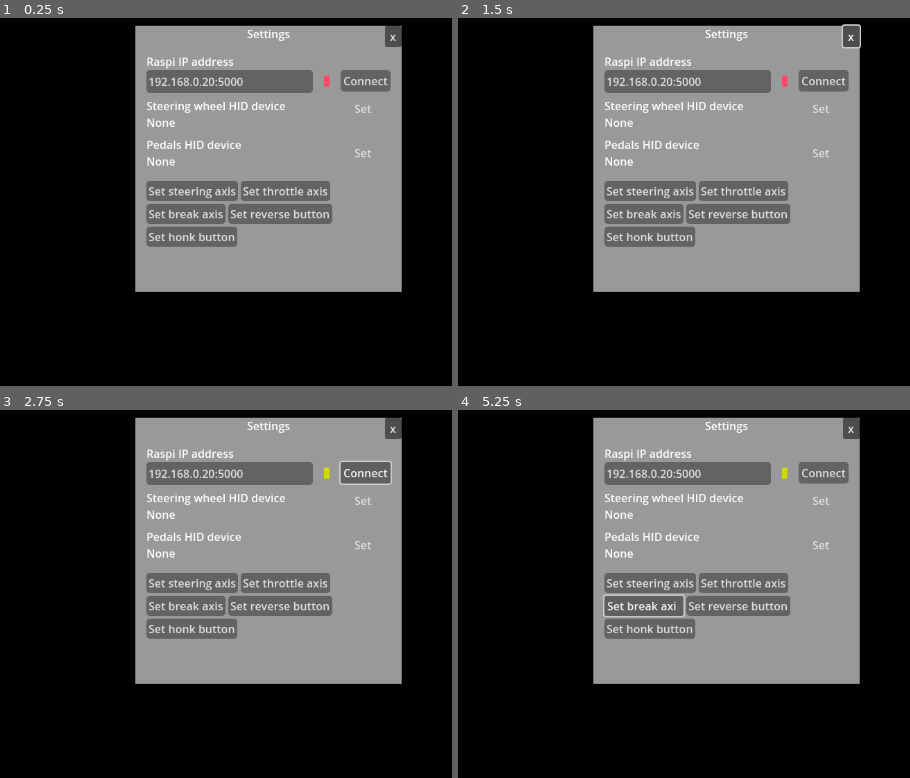
Above: before the commit, frames 1-4 (two rows, left to right).
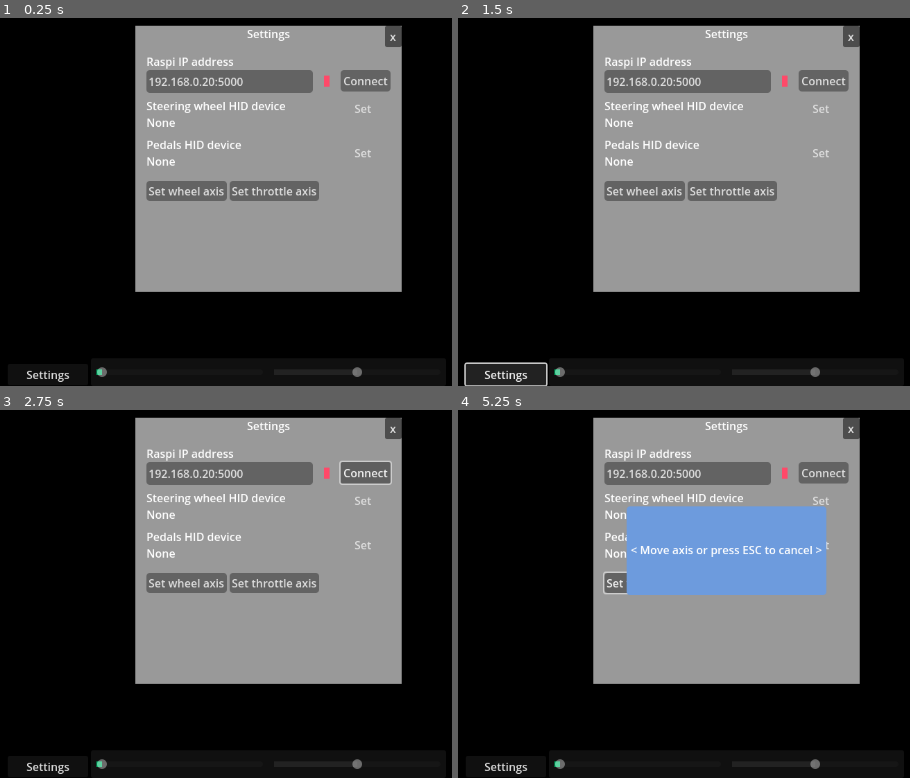
Above: after the commit, the same moments.

Repository: jaakaappi/fpv-car
Game: Godot game, scene res://main.tscn
Same seed, same stepped clock (60 frames per second), same inputs: the game is played once before the commit and once after it.
Inputs (mouse positions are in pixels of both pictures, inside the frame that each line leads up to):
- Up to frame 1 (0.25 s): no input
- Up to frame 2 (1.5 s): click "x" at 0.5 s; click (507, 374) at 1.25 s, where only the run after the commit has a clickable "Settings"
- Up to frame 3 (2.75 s): click "Connect" at 2 s
- Up to frame 4 (5.25 s): click (652, 582) at 2.75 s, where only the run before the commit has a clickable "Set steering axis"; click (643, 582) at 3.5 s, where only the run after the commit has a clickable "Set wheel axis"; click "Set throttle axis" at 4.25 s; click (643, 605) at 5 s, where only the run before the commit has a clickable "Set break axis"

The runs differ from the first frame. In frame 1, 4.2% of the frame differs, in the area x 5-81%, y 44-99%; in frame 2, 5.3%; in frame 3, 4.2%; in frame 4, 14%, in the area x 5-82%, y 15-99%.

Commit message:
Working remote steering

Diff:
--- /dev/null
+++ b/fpv-client/AxisPopup.gd
@@ -0,0 +1,10 @@
+extends Panel
+
+@export var callback: Callable
+@export var control_name: String
+
+func _unhandled_input(event):
+	if self.visible:
+		if event is InputEventJoypadMotion and abs(event.axis_value) >= 0.3:
+			callback.call(control_name, event.axis)
+			self.visible = false
--- /dev/null
+++ b/fpv-client/ButtonPopup.gd
@@ -0,0 +1,10 @@
+extends Panel
+
+@export var callback: Callable
+@export var control_name: String
+
+func _unhandled_input(event):
+	if self.visible:
+		if event is InputEventJoypadButton:
+			callback.call(control_name, event.button_index)
+			self.visible = false
--- a/fpv-client/Menu.gd
+++ b/fpv-client/Menu.gd
@@ -1,4 +1,6 @@
 extends Panel
+
+@onready var main = $".."
 
 @onready var address_field = get_node("AddressField") as TextEdit
 @onready var connection_status = get_node("ConnectionStatus") as ColorRect
@@ -8,12 +10,9 @@
 @onready var wheel_label = get_node("SteeringWheelDeviceLabel")
 @onready var pedals_label = get_node("PedalsDeviceLabel")
 
-var wheel_hid_id = -1
-var pedals_hid_id = -1
+@onready var axis_popup = get_node("AxisPopup") as Panel
+@onready var button_popup = get_node("ButtonPopup") as Panel
 
-var udp_ip = ""
-var udp_port = 0
-var udp_client := PacketPeerUDP.new()
 var NOT_CONNECTED_COLOR = "#ff4969"
 var CONNECTING_COLOR = "#d0d800"
 var CONNECTED_COLOR = "#4eb100"
@@ -25,21 +24,25 @@
 
 # Called every frame. 'delta' is the elapsed time since the previous frame.
 func _process(delta):
-	if udp_client.is_socket_connected():
-		connection_status.color = CONNECTED_COLOR
-		print("socket connected")
-	elif udp_ip != "" && udp_port != 0:
-		connection_status.color = CONNECTING_COLOR
-		udp_client.connect_to_host(udp_ip, udp_port)
+	pass
+
+func on_close_pressed():
+	self.visible = false
+
+func on_settings_pressed():
+	self.visible = true
 
 func on_connect_pressed():
 	connection_status.color = CONNECTING_COLOR
 	if address_field.text.split(":").size() == 2:
 		var ip = address_field.text.split(":")[0]
 		var port = int(address_field.text.split(":")[1])
-		udp_client.connect_to_host(ip, port)
-		udp_ip = ip
-		udp_port = port
+		var result = main.try_connect(ip, port)
+		if result:
+			connection_status.color = CONNECTED_COLOR
+		else:
+			connection_status.color = NOT_CONNECTED_COLOR
+
 
 func on_wheel_hid_pressed():
 	var device_ids = Input.get_connected_joypads()
@@ -53,7 +56,7 @@
 		wheel_hid_menu_button.get_popup().add_item(device_names[i], i)
 
 func on_wheel_hid_selected(id):
-	wheel_hid_id = id
+	main.set_wheel_hid(id)
 	wheel_label.text = Input.get_joy_name(id)
 
 func on_pedals_hid_pressed():
@@ -68,5 +71,29 @@
 		pedals_hid_menu_button.get_popup().add_item(device_names[i], i)
 
 func on_pedals_hid_selected(id):
-	pedals_hid_id = id
+	main.set_pedals_hid(id)
 	pedals_label.text = Input.get_joy_name(id)
+
+func on_set_axis_pressed(control_name):
+	axis_popup.callback = set_axis
+	axis_popup.control_name = control_name
+	axis_popup.visible = true
+
+func set_axis(control_name: String, axis: int):
+	match control_name:
+		"wheel":
+			main.set_wheel_axis(axis)
+		"throttle":
+			main.set_throttle_axis(axis)
+	print("set ", control_name, " to axis", axis)
+
+#func on_set_button_pressed(control_name):
+#	button_popup.callback = set_button
+#	button_popup.control_name = control_name
+#	button_popup.visible = true
+#
+#func set_button(control_name: String, button: int):
+#	match control_name:
+#		"reverse":
+#			reverse_button_number = button
+#	print("set ", control_name, " to button", button)
--- /dev/null
+++ b/fpv-client/ThrottleIcon.gd
@@ -0,0 +1,17 @@
+extends Label
+
+@export var active = false;
+
+var last_timestamp = 0
+
+# Called when the node enters the scene tree for the first time.
+func _ready():
+	pass # Replace with function body.
+
+
+# Called every frame. 'delta' is the elapsed time since the previous frame.
+func _process(delta):
+	if self.active:
+		if Time.get_ticks_msec() >= last_timestamp:
+			self.visible = !self.visible
+			last_timestamp = Time.get_ticks_msec() + 500
--- /dev/null
+++ b/fpv-client/main.gd
@@ -0,0 +1,79 @@
+extends Control
+
+@onready var throttle_slider = $"HUD/ThrottleSlider" as Slider
+@onready var steering_slider = $"HUD/SteeringSlider" as Slider
+
+var wheel_hid = -1
+var pedals_hid = -1
+var wheel_axis = -1
+var throttle_axis = -1
+#var reverse_button_number = ""
+
+var udp_ip = ""
+var udp_port = 0
+var udp_client := PacketPeerUDP.new()
+var NOT_CONNECTED_COLOR = "#ff4969"
+var CONNECTING_COLOR = "#d0d800"
+var CONNECTED_COLOR = "#4eb100"
+
+var current_steering_value = 0.0
+
+# Called when the node enters the scene tree for the first time.
+func _ready():
+	pass # Replace with function body.
+
+
+# Called every frame. 'delta' is the elapsed time since the previous frame.
+func _process(delta):
+	if udp_client.is_socket_connected():
+		#connection_status.color = CONNECTED_COLOR
+		send_data()
+	elif udp_ip != "" && udp_port != 0:
+		#connection_status.color = CONNECTING_COLOR
+		udp_client.connect_to_host(udp_ip, udp_port)
+
+func _unhandled_input(event):
+	if wheel_hid != -1 && wheel_axis != -1:
+		if event is InputEventJoypadMotion:
+			event = event as InputEventJoypadMotion
+			if event.device == wheel_hid && event.axis == wheel_axis:
+				steering_slider.value = event.axis_value*50
+				current_steering_value = event.axis_value*50
+	if pedals_hid != -1 && throttle_axis != -1:
+		if event is InputEventJoypadMotion:
+			event = event as InputEventJoypadMotion
+			if event.device == pedals_hid && event.axis == throttle_axis:
+				throttle_slider.value = event.axis_value*100
+
+func send_data():
+	var steering_data = PackedByteArray()
+	steering_data.resize(4)
+	steering_data.encode_float(0, current_steering_value)
+	print(steering_data.decode_float(0)," ", udp_client.put_packet(steering_data))
+
+func try_connect(ip: String, port: int):
+	var result = udp_client.connect_to_host(ip, port)
+	if result == 0:
+		print("no error")
+		udp_ip = ip
+		udp_port = port
+		return true
+	else:
+		print("result", result)
+		return false
+
+func set_wheel_hid(hid):
+	print("wheel hid", hid)
+	self.wheel_hid = hid
+
+func set_wheel_axis(axis):
+	print("wheel axis", axis)
+	self.wheel_axis = axis
+
+func set_pedals_hid(hid):
+	print("pedals hid", hid)
+	self.pedals_hid = hid
+
+func set_throttle_axis(axis):
+	print("pedals axis", axis)
+	self.throttle_axis = axis
--- a/fpv-client/main.tscn
+++ b/fpv-client/main.tscn
@@ -1,6 +1,10 @@
-[gd_scene load_steps=7 format=3 uid="uid://rsyx3hrfinsf"]
+[gd_scene load_steps=14 format=3 uid="uid://rsyx3hrfinsf"]
 
 [ext_resource type="Script" path="res://Menu.gd" id="1_ee0w2"]
+[ext_resource type="Script" path="res://main.gd" id="1_vpkn6"]
+[ext_resource type="Script" path="res://ButtonPopup.gd" id="2_d7t1v"]
+[ext_resource type="Script" path="res://ThrottleIcon.gd" id="2_fd80p"]
+[ext_resource type="Script" path="res://AxisPopup.gd" id="2_ha6yv"]
 
 [sub_resource type="StyleBoxFlat" id="StyleBoxFlat_py2e2"]
 
@@ -17,6 +21,9 @@
 
 [sub_resource type="Theme" id="Theme_7wxxr"]
 
+[sub_resource type="StyleBoxFlat" id="StyleBoxFlat_pijnp"]
+bg_color = Color(0.419608, 0.419608, 0.419608, 1)
+
 [sub_resource type="StyleBoxFlat" id="StyleBoxFlat_qtpmh"]
 bg_color = Color(0.427451, 0.607843, 0.866667, 1)
 corner_radius_top_left = 5
@@ -24,10 +31,17 @@
 corner_radius_bottom_right = 5
 corner_radius_bottom_left = 5
 
-[sub_resource type="StyleBoxFlat" id="StyleBoxFlat_pijnp"]
-bg_color = Color(0.419608, 0.419608, 0.419608, 1)
-
-[node name="Control" type="Control"]
+[sub_resource type="StyleBoxFlat" id="StyleBoxFlat_cywog"]
+bg_color = Color(0, 0.713726, 0.411765, 1)
+
+[sub_resource type="StyleBoxFlat" id="StyleBoxFlat_txmxe"]
+bg_color = Color(0.133333, 0.133333, 0.133333, 1)
+
+[sub_resource type="LabelSettings" id="LabelSettings_xk54b"]
+font_size = 26
+font_color = Color(1, 0.423529, 0.117647, 1)
+
+[node name="Main" type="Control"]
 layout_direction = 2
 layout_mode = 3
 anchors_preset = 15
@@ -35,6 +49,7 @@
 anchor_bottom = 1.0
 grow_horizontal = 2
 grow_vertical = 2
+script = ExtResource("1_vpkn6")
 
 [node name="Menu" type="Panel" parent="."]
 layout_mode = 1
@@ -163,7 +178,7 @@
 layout_mode = 2
 theme = SubResource("Theme_7wxxr")
 theme_override_styles/normal = SubResource("StyleBoxFlat_nxx4c")
-text = "Set steering axis"
+text = "Set wheel axis"
 
 [node name="Button2" type="Button" parent="Menu/FlowContainer"]
 layout_mode = 2
@@ -171,16 +186,19 @@
 text = "Set throttle axis"
 
 [node name="Button3" type="Button" parent="Menu/FlowContainer"]
-layout_mode = 2
-theme_override_styles/normal = SubResource("StyleBoxFlat_nxx4c")
-text = "Set break axis"
+visible = false
+layout_mode = 2
+theme_override_styles/normal = SubResource("StyleBoxFlat_nxx4c")
+text = "Set brake axis"
 
 [node name="Button4" type="Button" parent="Menu/FlowContainer"]
+visible = false
 layout_mode = 2
 theme_override_styles/normal = SubResource("StyleBoxFlat_nxx4c")
 text = "Set reverse button"
 
 [node name="Button5" type="Button" parent="Menu/FlowContainer"]
+visible = false
 layout_mode = 2
 theme_override_styles/normal = SubResource("StyleBoxFlat_nxx4c")
 text = "Set honk button"
@@ -192,54 +210,6 @@
 offset_right = 280.0
 offset_bottom = 88.0
 color = Color(1, 0.286275, 0.411765, 1)
-
-[node name="ButtonPopup" type="Panel" parent="Menu"]
-visible = false
-layout_mode = 0
-offset_left = 56.0
-offset_top = 128.0
-offset_right = 328.0
-offset_bottom = 256.0
-theme_override_styles/panel = SubResource("StyleBoxFlat_qtpmh")
-
-[node name="Label" type="Label" parent="Menu/ButtonPopup"]
-layout_mode = 1
-anchors_preset = 8
-anchor_left = 0.5
-anchor_top = 0.5
-anchor_right = 0.5
-anchor_bottom = 0.5
-offset_left = -126.0
-offset_top = -13.0
-offset_right = 126.0
-offset_bottom = 13.0
-grow_horizontal = 2
-grow_vertical = 2
-text = "< Press button or ESC to cancel >"
-
-[node name="AxisPopup" type="Panel" parent="Menu"]
-visible = false
-layout_mode = 0
-offset_left = 48.0
-offset_top = 128.0
-offset_right = 336.0
-offset_bottom = 256.0
-theme_override_styles/panel = SubResource("StyleBoxFlat_qtpmh")
-
-[node name="Label" type="Label" parent="Menu/AxisPopup"]
-layout_mode = 1
-anchors_preset = 8
-anchor_left = 0.5
-anchor_top = 0.5
-anchor_right = 0.5
-anchor_bottom = 0.5
-offset_left = -126.0
-offset_top = -13.0
-offset_right = 126.0
-offset_bottom = 13.0
-grow_horizontal = 2
-grow_vertical = 2
-text = "< Move axis or press ESC to cancel >"
 
 [node name="MenuButton" type="MenuButton" parent="Menu"]
 layout_mode = 0
@@ -259,6 +229,116 @@
 theme_override_styles/normal = SubResource("StyleBoxFlat_pijnp")
 text = "Set"
 
+[node name="ButtonPopup" type="Panel" parent="Menu"]
+visible = false
+layout_mode = 0
+offset_left = 56.0
+offset_top = 128.0
+offset_right = 328.0
+offset_bottom = 256.0
+theme_override_styles/panel = SubResource("StyleBoxFlat_qtpmh")
+script = ExtResource("2_d7t1v")
+
+[node name="Label" type="Label" parent="Menu/ButtonPopup"]
+layout_mode = 1
+anchors_preset = 8
+anchor_left = 0.5
+anchor_top = 0.5
+anchor_right = 0.5
+anchor_bottom = 0.5
+offset_left = -126.0
+offset_top = -13.0
+offset_right = 126.0
+offset_bottom = 13.0
+grow_horizontal = 2
+grow_vertical = 2
+text = "< Press button or ESC to cancel >"
+
+[node name="AxisPopup" type="Panel" parent="Menu"]
+visible = false
+layout_mode = 0
+offset_left = 48.0
+offset_top = 128.0
+offset_right = 336.0
+offset_bottom = 256.0
+theme_override_styles/panel = SubResource("StyleBoxFlat_qtpmh")
+script = ExtResource("2_ha6yv")
+
+[node name="Label" type="Label" parent="Menu/AxisPopup"]
+layout_mode = 1
+anchors_preset = 8
+anchor_left = 0.5
+anchor_top = 0.5
+anchor_right = 0.5
+anchor_bottom = 0.5
+offset_left = -126.0
+offset_top = -13.0
+offset_right = 126.0
+offset_bottom = 13.0
+grow_horizontal = 2
+grow_vertical = 2
+text = "< Move axis or press ESC to cancel >"
+
+[node name="HUD" type="Panel" parent="."]
+layout_mode = 1
+anchors_preset = 7
+anchor_left = 0.5
+anchor_top = 1.0
+anchor_right = 0.5
+anchor_bottom = 1.0
+offset_left = -256.0
+offset_top = -40.0
+offset_right = 256.0
+grow_horizontal = 2
+grow_vertical = 0
+
+[node name="SettingsButton" type="Button" parent="HUD"]
+layout_mode = 0
+offset_left = -120.0
+offset_top = 8.0
+offset_right = -4.0
+offset_bottom = 39.0
+text = "Settings"
+
+[node name="ThrottleSlider" type="HSlider" parent="HUD"]
+layout_mode = 0
+offset_left = 8.0
+offset_top = 8.0
+offset_right = 248.0
+offset_bottom = 32.0
+theme_override_styles/grabber_area = SubResource("StyleBoxFlat_cywog")
+editable = false
+scrollable = false
+
+[node name="SteeringSlider" type="HSlider" parent="HUD"]
+layout_mode = 0
+offset_left = 264.0
+offset_top = 8.0
+offset_right = 504.0
+offset_bottom = 32.0
+theme_override_styles/grabber_area = SubResource("StyleBoxFlat_txmxe")
+min_value = -50.0
+max_value = 50.0
+editable = false
+scrollable = false
+
+[node name="ReverseIcon" type="Label" parent="HUD"]
+visible = false
+layout_mode = 0
+offset_left = 520.0
+offset_right = 560.0
+offset_bottom = 40.0
+text = "R"
+label_settings = SubResource("LabelSettings_xk54b")
+horizontal_alignment = 1
+vertical_alignment = 1
+script = ExtResource("2_fd80p")
+
+[connection signal="pressed" from="Menu/Button" to="Menu" method="on_close_pressed"]
 [connection signal="pressed" from="Menu/Button2" to="Menu" method="on_connect_pressed"]
+[connection signal="pressed" from="Menu/FlowContainer/Button" to="Menu" method="on_set_axis_pressed" binds= ["wheel"]]
+[connection signal="pressed" from="Menu/FlowContainer/Button2" to="Menu" method="on_set_axis_pressed" binds= ["throttle"]]
+[connection signal="pressed" from="Menu/FlowContainer/Button4" to="Menu" method="on_set_button_pressed" binds= ["reverse"]]
 [connection signal="pressed" from="Menu/MenuButton" to="Menu" method="on_wheel_hid_pressed"]
 [connection signal="pressed" from="Menu/MenuButton2" to="Menu" method="on_pedals_hid_pressed"]
+[connection signal="pressed" from="HUD/SettingsButton" to="Menu" method="on_settings_pressed"]
--- a/fpv-client/project.godot
+++ b/fpv-client/project.godot
@@ -17,6 +17,7 @@
 
 [display]
 
+window/size/mode=2
 window/size/transparent=true
 
 [rendering]
Not shown, changed: README.md
Not shown, added: car/main.py
Not shown, added: fpv-client/.gitignore
